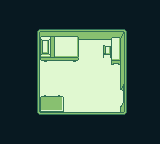
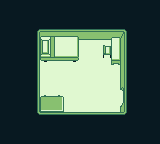
Two versions of the same layered image (160x144). Layer-by-layer changes:
painted on "Desk" over [44, 55, 111, 62]
